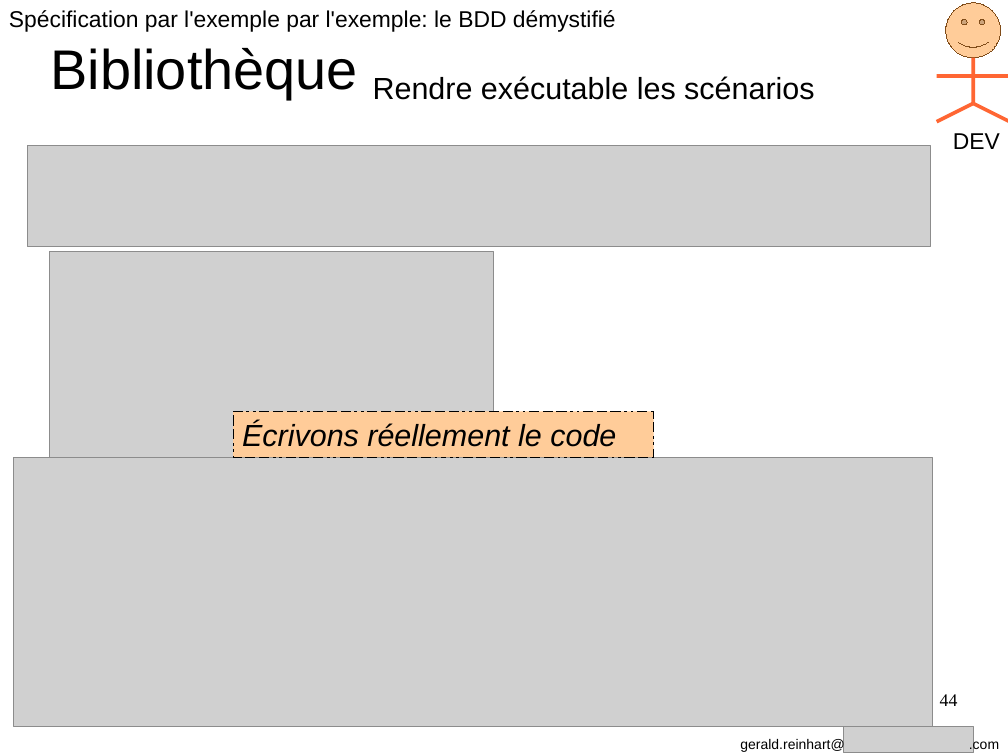
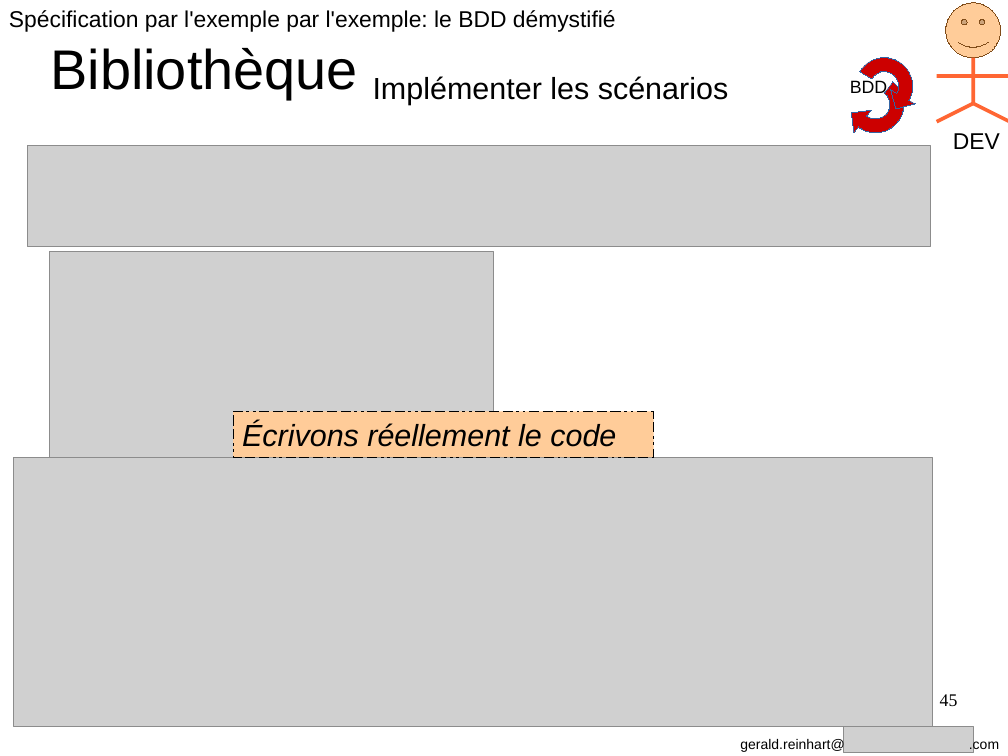
Before and after one commit to GeReinhart/dojo-bdd-library-ws-java, a slide deck: slide 45 of doc/BDD_presentation_agile_grenoble_2016.odp (slide 44 before the commit). Drawn at 1008x756 pixels with LibreOffice and Linux fonts; fonts in the diff are those of the drawing; grey boxes stand for pictures. Boxes give left, top, right and bottom in pixels: in the first picture for what was removed or moved away, otherwise in the second. Text is boxed around its words. In the diff, an @@ line names an element or a change of style, - is before the commit and + after.

```diff
--- a/doc/BDD_presentation_agile_grenoble_2016.odp
+++ b/doc/BDD_presentation_agile_grenoble_2016.odp
@@ freeform shape added at (846,47,923,125), fill #CC0000, outline #3465A4 0 pt @@
@@ text at (373,76,728,105): text changed @@
-Rendre exécutable les scénarios
+Implémenter les scénarios
@@ freeform shape added at (836,65,915,144), fill #CC0000, outline #3465A4 0 pt @@
@@ text added at (850,80,888,98), 14 pt, text #000000 @@
+BDD
@@ page number at (940,694,958,706): text changed @@
-44
+45
```
Also in this commit, not shown: 22 other slides changed, 1 slide added, 8 other files.
